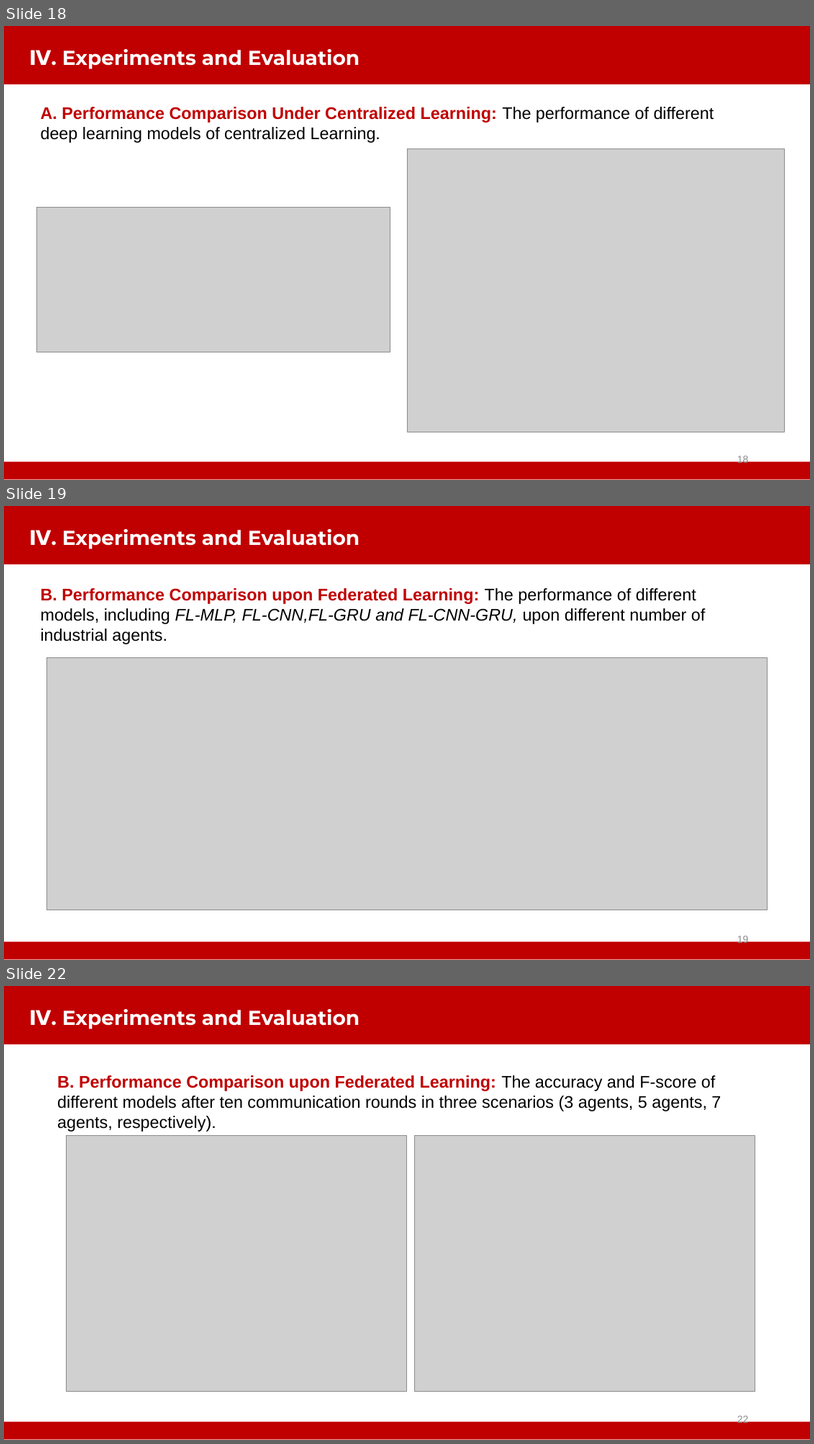
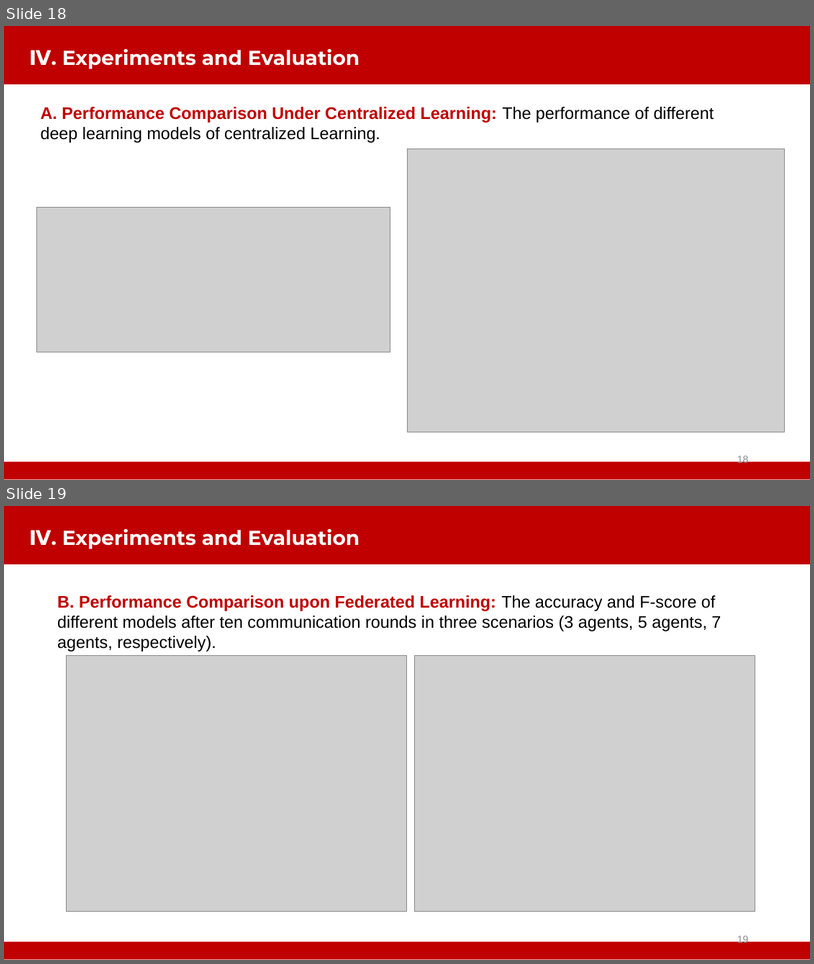
Before and after one commit to WhileBug/FLPhish, a slide deck: PPT/SecFL-Beibei Li.pptx. Shown one above the other, each under a label of ours: slides 18, 19 and 22 before the commit, slides 18 and 19 after it; the slides between them are not shown. The pictures are 814x1444 and 814x964 pixels, drawn with LibreOffice and Linux fonts; fonts in the diff are those of the drawing; grey boxes stand for pictures; background and template pictures are left out. Boxes give left, top, right and bottom in pixels: in the first picture for what was removed or moved away, otherwise in the second. Text is boxed around its words. In the diff, an @@ line names an element or a change of style, - is before the commit and + after.

```diff
--- a/PPT/SecFL-Beibei Li.pptx
+++ b/PPT/SecFL-Beibei Li.pptx
@@ slide 19 removed at <box>4,506,810,960</box>, background #FFFFFF; not listed: 2 template elements that a slide beside it also shows @@
@@ title removed at <box>29,529,360,549</box> @@
-Ⅳ. Experiments and Evaluation
@@ text removed at <box>41,588,705,644</box> @@
-B. Performance Comparison upon Federated Learning: The performance of different models, including FL-MLP, FL-CNN,FL-GRU and FL-CNN-GRU, upon different number of industrial agents.
@@ picture removed at <box>47,658,767,909</box> @@
@@ page number removed at <box>738,934,749,945</box> @@
-19
@@ what was slide 22 is now slide 19 @@
@@ page number at <box>738,934,749,945</box>: text changed @@
-22
+19
```
Also in this commit, not shown: 5 slides changed, 2 other slides removed.
